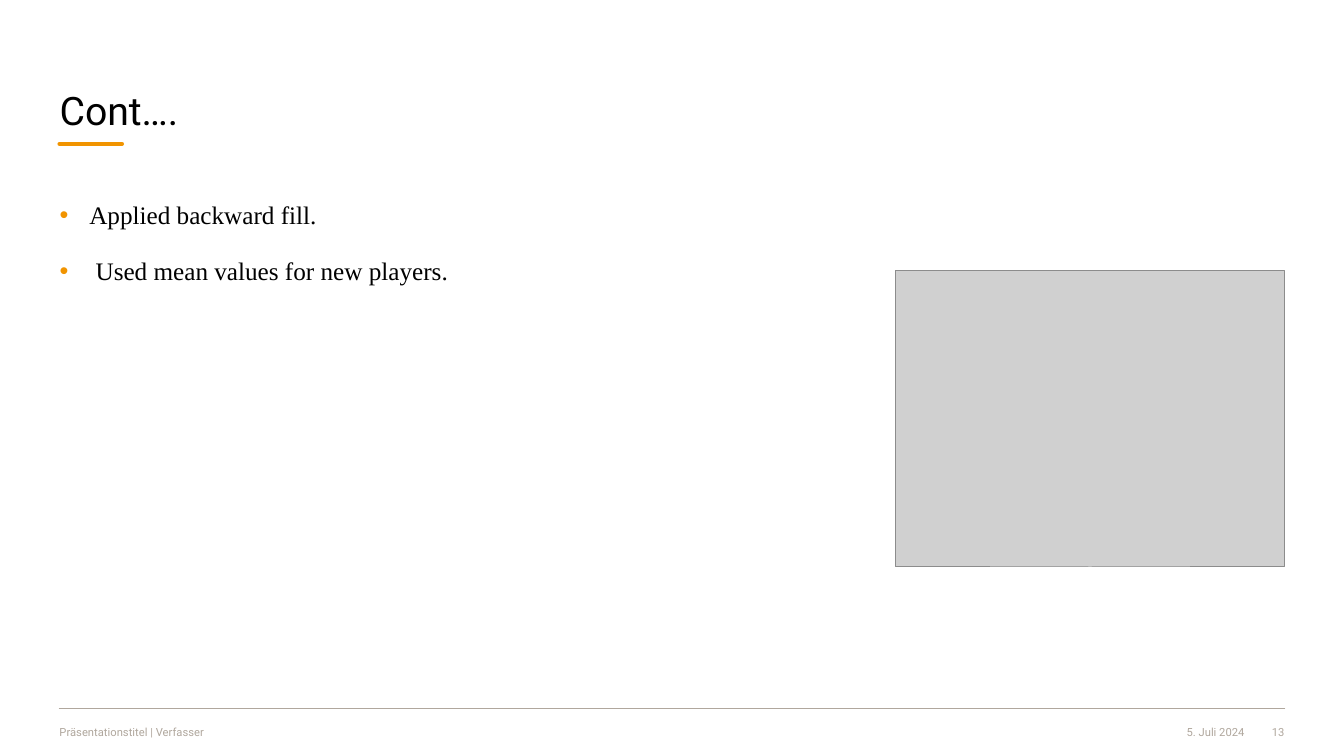
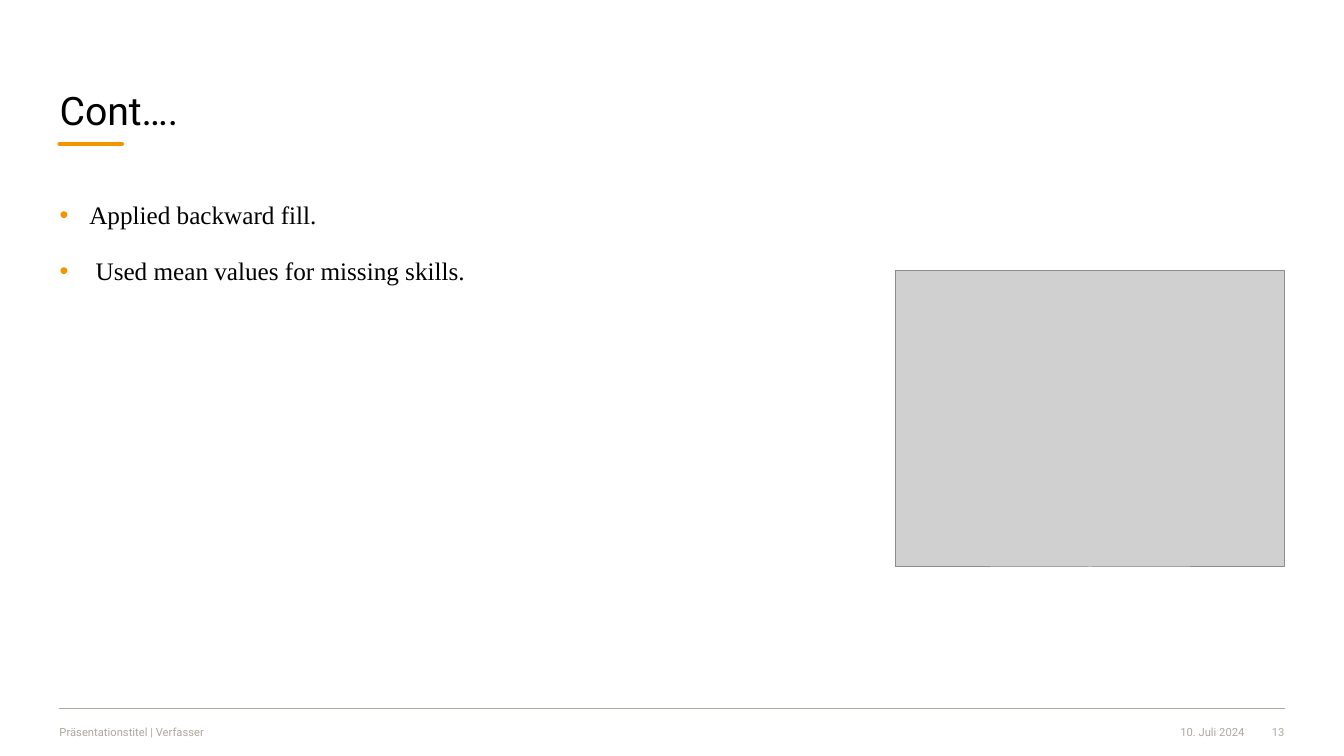
Before and after one commit to kashif003/Working_projects, a slide deck: slide 13 of programming starter/prs/programming starter.pptx. Drawn at 1344x756 pixels with LibreOffice and Linux fonts; fonts in the diff are those of the drawing; grey boxes stand for pictures; background and template pictures are left out. Boxes give left, top, right and bottom in pixels: in the first picture for what was removed or moved away, otherwise in the second. Text is boxed around its words. In the diff, an @@ line names an element or a change of style, - is before the commit and + after.

```diff
--- a/programming starter/prs/programming starter.pptx
+++ b/programming starter/prs/programming starter.pptx
@@ text at <box>96,262,464,286</box>: text changed @@
-• Used mean values for new players.
+• Used mean values for missing skills.
@@ text at <box>1180,728,1244,736</box>: text changed @@
-5. Juli 2024
+10. Juli 2024
```
Also in this commit, not shown: 33 other slides changed, 1 other file.
